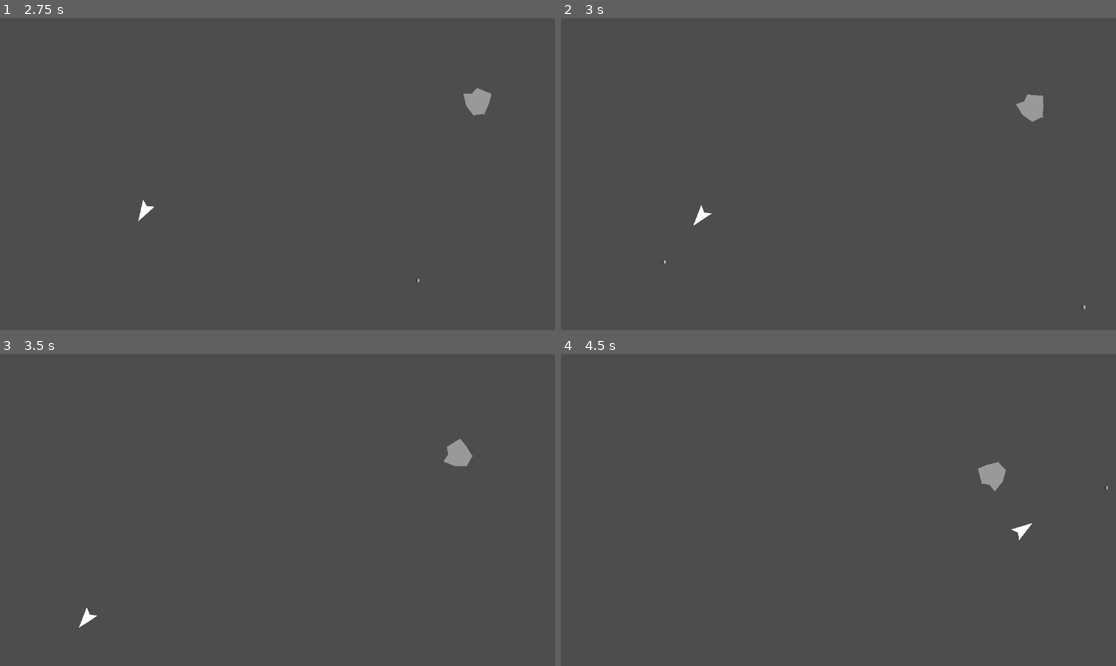
Above: before the commit, frames 1-4 (two rows, left to right).
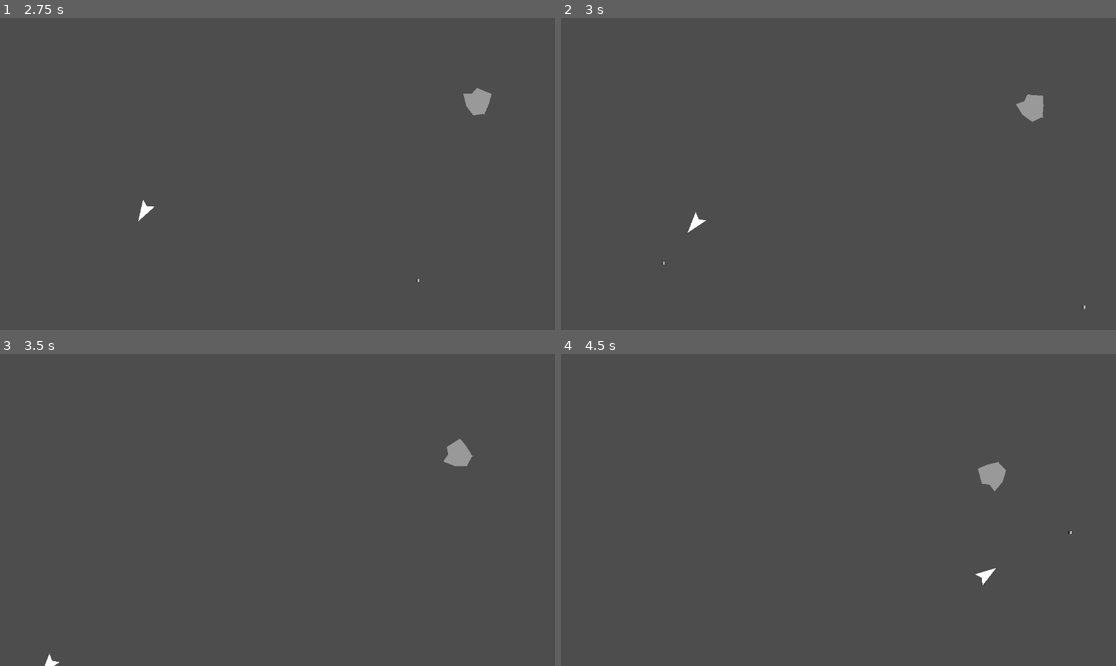
Above: after the commit, the same moments.

Repository: rybond/SpaceCombatPrototype
Game: Godot game, scene res://scenes/arena.tscn
Two runs of this game, one before a commit and one after it. Both use one fixed random seed, a clock stepped at 60 frames per second and the inputs below.
Inputs:
- Up to frame 1 (2.75 s): hold Right (ui_right) 0.53-1.28 s; tap Space (fire) at 0.6, 1.35, 2.1 s; hold Left (ui_left) 1.28-2.03 s; hold Right (ui_right) from 2.03 s (still down)
- Up to frame 2 (3 s): release Right (ui_right) at 2.78 s; hold Up (ui_up) from 2.78 s (still down); tap Space (fire) at 2.85 s
- Up to frame 3 (3.5 s): keep holding Up (ui_up)
- Up to frame 4 (4.5 s): release Up (ui_up) at 3.53 s; hold Left (ui_left) from 3.53 s (still down); tap Space (fire) at 3.6, 4.35 s

Frame 1 is identical in both runs. In frame 2, 0.1% of the frame differs, in the area x 18-28%, y 59-80%; in frame 3, 0.1%; in frame 4, 0.2%, in the area x 74-99%, y 42-75%.

Commit message:
tweaked variables

Diff:
--- a/scenes/ships/ship.gd
+++ b/scenes/ships/ship.gd
@@ -1,11 +1,11 @@
 extends CharacterBody2D
 
-@export var thrust_force: float = 800.0
+@export var thrust_force: float = 1800.0
 @export var rotation_speed: float = 3.0
 @export var max_speed: float = 600.0
 @export var drag: float = 1
 @export var projectile_scene: PackedScene
-@export var fire_cooldown: float = 0.25
+@export var fire_cooldown: float = .25
 
 var can_fire := true
 
